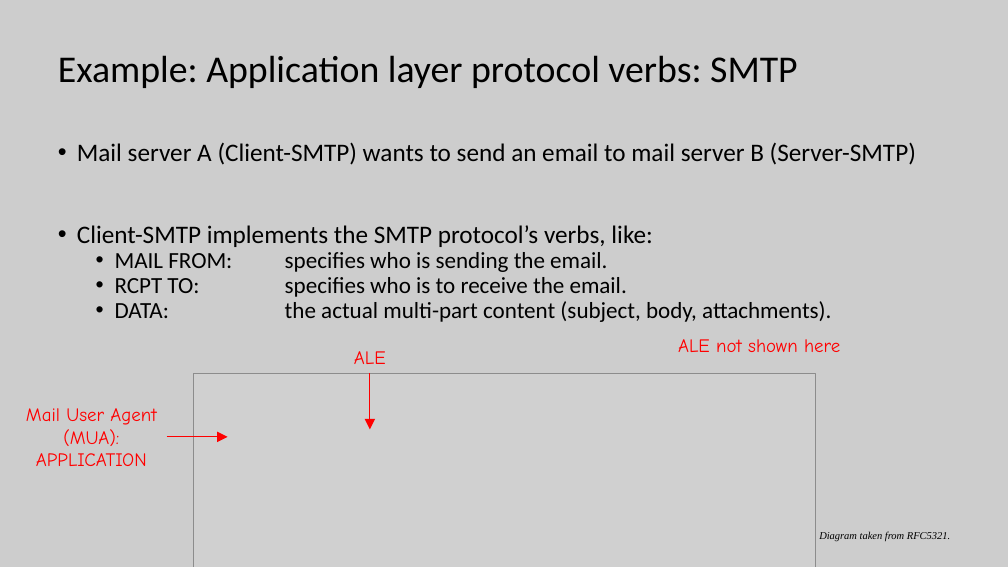
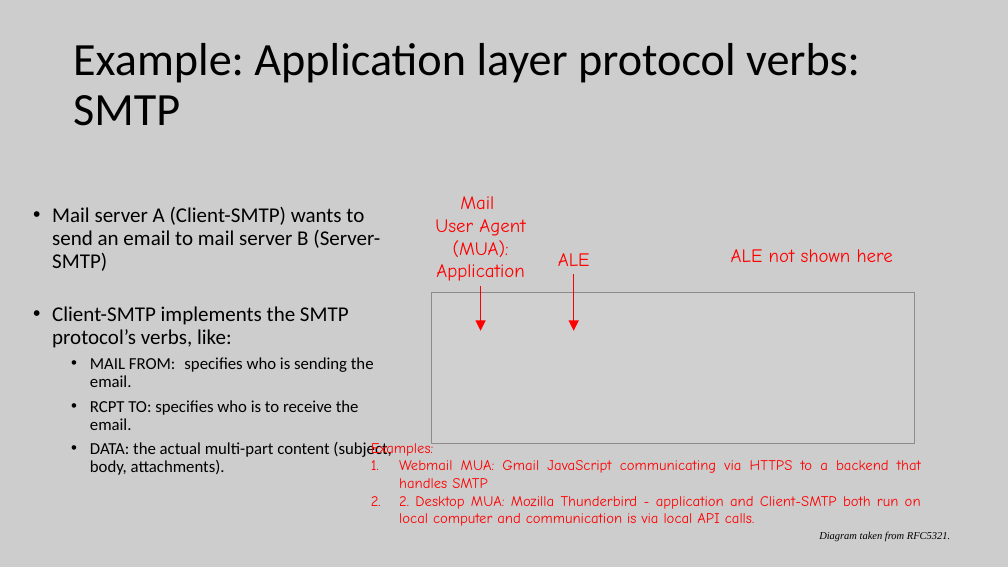
Before and after one commit to lukacassar/hw, a slide deck: slide 57 of CCE2414/1. Networking Foundations.pptx (slide 56 before the commit). Drawn at 1008x567 pixels with LibreOffice and Linux fonts; fonts in the diff are those of the drawing; grey boxes stand for pictures. Boxes give left, top, right and bottom in pixels: in the first picture for what was removed or moved away, otherwise in the second. Text is boxed around its words. In the diff, an @@ line names an element or a change of style, - is before the commit and + after.

```diff
--- a/CCE2414/1. Networking Foundations.pptx
+++ b/CCE2414/1. Networking Foundations.pptx
@@ title "Example: Application layer protocol verbs: ...": place and size @@
-title "Example: Application layer protocol verbs: ..." at <box>58,55,798,88</box>
+title "Example: Application layer protocol verbs: ..." at <box>73,43,860,126</box>
@@ title "Example: Application layer protocol verbs: ..." at <box>73,43,860,126</box>: size 36 to 44 pt; vertical alignment middle to bottom @@
@@ text "Mail server A (Client-SMTP) wants ...": place and size @@
-text "Mail server A (Client-SMTP) wants ..." at <box>77,142,916,322</box>
+text "Mail server A (Client-SMTP) wants ..." at <box>52,207,391,475</box>
@@ text "Mail server A (Client-SMTP) wants ..." at <box>52,207,391,475</box>: size 24 to 20 pt in "Mail server A (Client-SMTP) wants to send ...", "Client-SMTP implements the SMTP protocol’s verbs, like:"; size 22 to 16 pt in "MAIL FROM: specifies who is sending the ...", "RCPT TO: specifies who is to receive ...", "DATA: the actual multi-part content (subject, body, ..."; more space between paragraphs; vertical alignment top to middle @@
@@ text at <box>435,196,525,281</box>: text changed @@
-Mail User Agent (MUA):
-APPLICATION
+Mail
+User Agent (MUA):
+Application
@@ text "ALE": place and size @@
-text "ALE" at <box>354,351,386,364</box>
+text "ALE" at <box>558,253,590,266</box>
@@ text "ALE not shown here": place and size @@
-text "ALE not shown here" at <box>678,339,840,352</box>
+text "ALE not shown here" at <box>731,249,893,262</box>
@@ picture: place and size @@
-picture at <box>193,373,815,567</box>
+picture at <box>432,293,915,444</box>
@@ arrow added from (481, 287) to (481, 330), #FF0000 1 pt @@
@@ arrow moved from (370, 373) - (370, 430) to (574, 274) - (574, 330) @@
@@ arrow removed from (166, 437) to (228, 437) @@
@@ text added at <box>371,441,921,526</box>, 14 pt, text #FF0000 @@
+Examples:
+1. Webmail MUA: Gmail JavaScript communicating via HTTPS to a backend that handles SMTP
+2. 2. Desktop MUA: Mozilla Thunderbird - application and Client-SMTP both run on local computer and communication is via local API calls.
@@ text "Diagram taken from RFC5321." at <box>819,531,950,542</box>: more space between paragraphs @@
```
Also in this commit, not shown: 10 other slides changed, 5 slides added.
